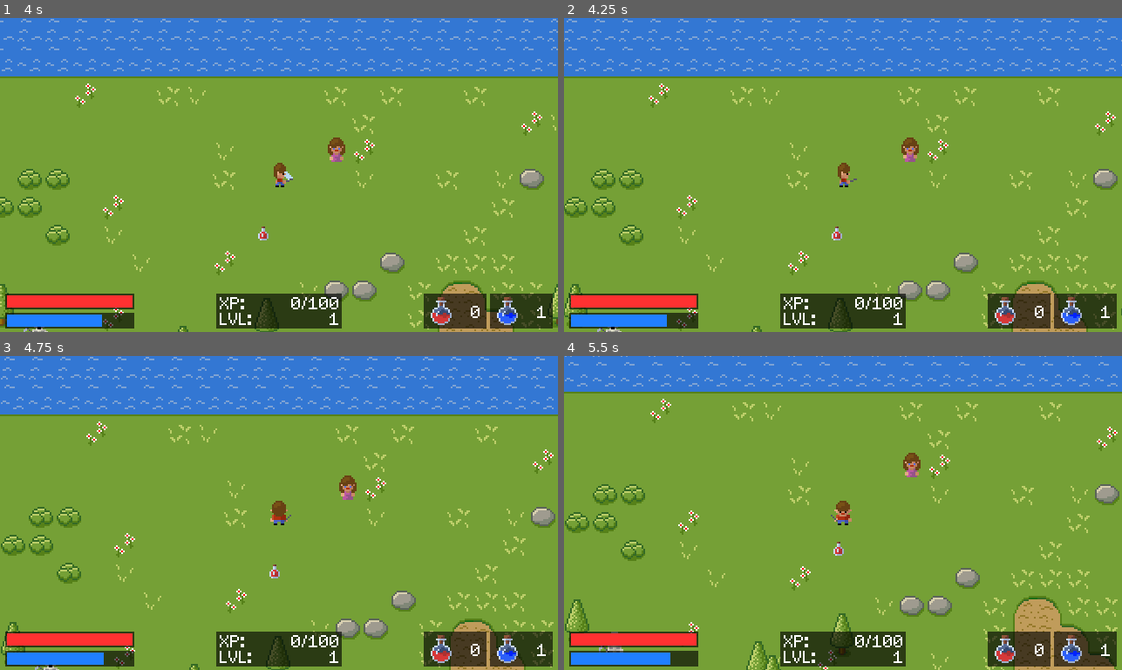
Above: before the commit, frames 1-4 (two rows, left to right).
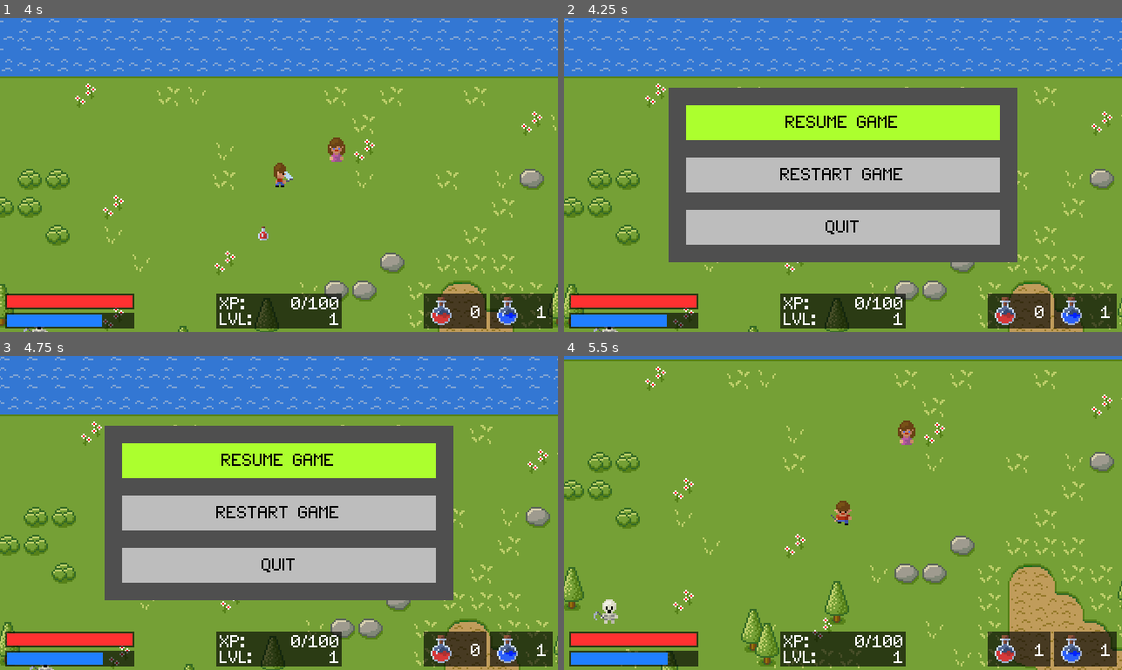
Above: after the commit, the same moments.

Repository: davidepesce/SimpleRPG
Game: Godot game, scene res://Scenes/Main.tscn
Same seed, same stepped clock (60 frames per second), same inputs: the game is played once before the commit and once after it. Sound files missing from this copy of the repository are replaced by a short silence.
Inputs (mouse positions are in pixels of both pictures, inside the frame that each line leads up to):
- Up to frame 1 (4 s): tap Enter at 0.5, 3.5 s; drag from (279, 175) to (334, 105) at 0.52 s; drag from (167, 190) to (301, 234) at 1.27 s; tap Space (attack) at 2, 2.3, 3.8 s; move the mouse to (334, 105) at 2.02 s; hold Right (ui_right) 2.03-2.75 s; hold , (drink_health) 2.03-2.75 s; drag from (251, 237) to (111, 127) at 2.77 s; move the mouse to (446, 222) at 3.52 s; hold Left (ui_left) from 3.53 s (still down); hold Ctrl (fireball) from 3.53 s (still down)
- Up to frame 2 (4.25 s): keep holding Left (ui_left); keep holding Ctrl (fireball); tap Escape at 4.15 s
- Up to frame 3 (4.75 s): release Left (ui_left) at 4.25 s; release Ctrl (fireball) at 4.25 s; drag from (111, 465) to (273, 572) at 4.27 s
- Up to frame 4 (5.5 s): tap Space (attack) at 5 s; move the mouse to (870, 513) at 5.02 s; hold Down (ui_down) from 5.03 s (still down); hold Space (attack) from 5.03 s (still down); click (870, 513) at 5.17 s

Frame 1 is identical in both runs. In frame 2, 41% of the frame differs, in the area x 0-100%, y 0-100%; in frame 3, 41%; in frame 4, 21%.

Commit message:
Updated to Tutorial 16

Diff:
--- /dev/null
+++ b/GUI/MenuPopup.gd
@@ -0,0 +1,61 @@
+extends Popup
+
+onready var player = get_node("/root/Root/Player")
+var already_paused
+var selected_menu
+
+
+func change_menu_color():
+	$Resume.color = Color.gray
+	$Restart.color = Color.gray
+	$Quit.color = Color.gray
+
+	match selected_menu:
+		0:
+			$Resume.color = Color.greenyellow
+		1:
+			$Restart.color = Color.greenyellow
+		2:
+			$Quit.color = Color.greenyellow
+
+
+func _input(event):
+	if event is InputEventKey:
+		var just_pressed = event.pressed and not event.echo
+
+		if not visible:
+			if event.scancode == KEY_ESCAPE and just_pressed:
+				# Pause game
+				already_paused = get_tree().paused
+				get_tree().paused = true
+				# Reset the popup
+				selected_menu = 0
+				change_menu_color()
+				# Show popup
+				player.set_process_input(false)
+				popup()
+		else:
+			if event.scancode == KEY_DOWN and just_pressed:
+				selected_menu = (selected_menu + 1) % 3;
+				change_menu_color()
+			elif event.scancode == KEY_UP and just_pressed:
+				if selected_menu > 0:
+					selected_menu = selected_menu - 1
+				else:
+					selected_menu = 2
+				change_menu_color()
+			elif event.scancode == KEY_SPACE and just_pressed:
+				match selected_menu:
+					0:
+						# Resume game
+						if not already_paused:
+							get_tree().paused = false
+						player.set_process_input(true)
+						hide()
+					1:
+						# Restart game
+						get_tree().change_scene("res://Scenes/Main.tscn")
+						get_tree().paused = false
+					2:
+						# Quit game
+						get_tree().quit()
--- a/Scenes/Main.tscn
+++ b/Scenes/Main.tscn
@@ -55,6 +55,7 @@
 [ext_resource path="res://Sounds/fireball.wav" type="AudioStream" id=53]
 [ext_resource path="res://Sounds/object.wav" type="AudioStream" id=54]
 [ext_resource path="res://Sounds/level_up.wav" type="AudioStream" id=55]
+[ext_resource path="res://GUI/MenuPopup.gd" type="Script" id=56]
 
 [sub_resource type="SpriteFrames" id=1]
 animations = [ {
@@ -63,59 +64,59 @@
 "name": "left_walk",
 "speed": 10.0
 }, {
+"frames": [ ExtResource( 13 ), ExtResource( 14 ) ],
+"loop": true,
+"name": "up_idle",
+"speed": 1.0
+}, {
+"frames": [ ExtResource( 8 ), ExtResource( 18 ) ],
+"loop": true,
+"name": "right_idle",
+"speed": 1.0
+}, {
+"frames": [ ExtResource( 13 ), ExtResource( 22 ), ExtResource( 13 ), ExtResource( 23 ) ],
+"loop": true,
+"name": "up_walk",
+"speed": 10.0
+}, {
 "frames": [ ExtResource( 2 ), ExtResource( 24 ), ExtResource( 2 ), ExtResource( 25 ) ],
 "loop": true,
 "name": "down_walk",
 "speed": 10.0
 }, {
-"frames": [ ExtResource( 13 ), ExtResource( 14 ) ],
-"loop": true,
-"name": "up_idle",
-"speed": 1.0
-}, {
-"frames": [ ExtResource( 8 ), ExtResource( 18 ) ],
-"loop": true,
-"name": "right_idle",
-"speed": 1.0
-}, {
-"frames": [ ExtResource( 13 ), ExtResource( 22 ), ExtResource( 13 ), ExtResource( 23 ) ],
-"loop": true,
-"name": "up_walk",
-"speed": 10.0
-}, {
-"frames": [ ExtResource( 5 ), ExtResource( 6 ), ExtResource( 7 ) ],
-"loop": false,
-"name": "left_attack",
-"speed": 7.0
-}, {
-"frames": [ ExtResource( 8 ), ExtResource( 11 ), ExtResource( 12 ) ],
-"loop": false,
-"name": "right_attack",
-"speed": 7.0
-}, {
-"frames": [ ExtResource( 13 ), ExtResource( 19 ), ExtResource( 20 ) ],
-"loop": false,
-"name": "up_attack",
-"speed": 7.0
-}, {
 "frames": [ ExtResource( 2 ), ExtResource( 21 ) ],
 "loop": true,
 "name": "down_idle",
 "speed": 1.0
 }, {
+"frames": [ ExtResource( 8 ), ExtResource( 11 ), ExtResource( 12 ) ],
+"loop": false,
+"name": "right_attack",
+"speed": 7.0
+}, {
+"frames": [ ExtResource( 5 ), ExtResource( 17 ) ],
+"loop": true,
+"name": "left_idle",
+"speed": 1.0
+}, {
+"frames": [ ExtResource( 13 ), ExtResource( 19 ), ExtResource( 20 ) ],
+"loop": false,
+"name": "up_attack",
+"speed": 7.0
+}, {
 "frames": [ ExtResource( 8 ), ExtResource( 9 ), ExtResource( 8 ), ExtResource( 10 ) ],
 "loop": true,
 "name": "right_walk",
 "speed": 10.0
 }, {
-"frames": [ ExtResource( 5 ), ExtResource( 17 ) ],
-"loop": true,
-"name": "left_idle",
-"speed": 1.0
-}, {
 "frames": [ ExtResource( 2 ), ExtResource( 3 ), ExtResource( 4 ) ],
 "loop": false,
 "name": "down_attack",
+"speed": 7.0
+}, {
+"frames": [ ExtResource( 5 ), ExtResource( 6 ), ExtResource( 7 ) ],
+"loop": false,
+"name": "left_attack",
 "speed": 7.0
 }, {
 "frames": [ ExtResource( 5 ), ExtResource( 30 ), ExtResource( 31 ) ],
@@ -342,6 +343,9 @@
 margin_bottom = 178.0
 color = Color( 0, 0, 0, 0.627451 )
 script = ExtResource( 39 )
+__meta__ = {
+"_edit_use_anchors_": false
+}
 
 [node name="Sprite" type="Sprite" parent="CanvasLayer/HealthPotions"]
 position = Vector2( 10, 10 )
@@ -399,7 +403,6 @@
 
 [node name="LevelPopup" type="Popup" parent="CanvasLayer"]
 pause_mode = 2
-visible = true
 margin_right = 100.0
 margin_bottom = 50.0
 popup_exclusive = true
@@ -453,7 +456,6 @@
 
 [node name="DialoguePopup" type="Popup" parent="CanvasLayer"]
 pause_mode = 2
-visible = true
 margin_right = 40.0
 margin_bottom = 40.0
 popup_exclusive = true
@@ -497,6 +499,78 @@
 [node name="AnimationPlayer" type="AnimationPlayer" parent="CanvasLayer/DialoguePopup"]
 anims/ShowDialogue = SubResource( 5 )
 
+[node name="MenuPopup" type="Popup" parent="CanvasLayer"]
+pause_mode = 2
+visible = true
+margin_right = 40.0
+margin_bottom = 40.0
+popup_exclusive = true
+script = ExtResource( 56 )
+__meta__ = {
+"_edit_use_anchors_": false
+}
+
+[node name="ColorRect" type="ColorRect" parent="CanvasLayer/MenuPopup"]
+margin_left = 60.0
+margin_top = 40.0
+margin_right = 260.0
+margin_bottom = 140.0
+color = Color( 0.313726, 0.313726, 0.313726, 1 )
+
+[node name="Resume" type="ColorRect" parent="CanvasLayer/MenuPopup"]
+margin_left = 70.0
+margin_top = 50.0
+margin_right = 250.0
+margin_bottom = 70.0
+__meta__ = {
+"_edit_use_anchors_": false
+}
+
+[node name="Label" type="Label" parent="CanvasLayer/MenuPopup/Resume"]
+margin_right = 180.0
+margin_bottom = 20.0
+custom_fonts/font = ExtResource( 38 )
+custom_colors/font_color = Color( 0, 0, 0, 1 )
+text = "RESUME GAME"
+align = 1
+valign = 1
+
+[node name="Restart" type="ColorRect" parent="CanvasLayer/MenuPopup"]
+margin_left = 70.0
+margin_top = 80.0
+margin_right = 250.0
+margin_bottom = 100.0
+__meta__ = {
+"_edit_use_anchors_": false
+}
+
+[node name="Label" type="Label" parent="CanvasLayer/MenuPopup/Restart"]
+margin_right = 180.0
+margin_bottom = 20.0
+custom_fonts/font = ExtResource( 38 )
+custom_colors/font_color = Color( 0, 0, 0, 1 )
+text = "RESTART GAME"
+align = 1
+valign = 1
+
+[node name="Quit" type="ColorRect" parent="CanvasLayer/MenuPopup"]
+margin_left = 70.0
+margin_top = 110.0
+margin_right = 250.0
+margin_bottom = 130.0
+__meta__ = {
+"_edit_use_anchors_": false
+}
+
+[node name="Label" type="Label" parent="CanvasLayer/MenuPopup/Quit"]
+margin_right = 180.0
+margin_bottom = 20.0
+custom_fonts/font = ExtResource( 38 )
+custom_colors/font_color = Color( 0, 0, 0, 1 )
+text = "QUIT"
+align = 1
+valign = 1
+
 [node name="SkeletonSpawner" parent="." instance=ExtResource( 46 )]
 
 [node name="Potion" parent="." instance=ExtResource( 47 )]
@@ -512,10 +586,10 @@
 [node name="Necklace" parent="." instance=ExtResource( 49 )]
 position = Vector2( 475, 685 )
 [connection signal="player_level_up" from="Player" to="CanvasLayer/LevelPopup" method="_on_Player_player_level_up"]
+[connection signal="player_stats_changed" from="Player" to="CanvasLayer/Health" method="_on_Player_player_stats_changed"]
+[connection signal="player_stats_changed" from="Player" to="CanvasLayer/XP" method="_on_Player_player_stats_changed"]
+[connection signal="player_stats_changed" from="Player" to="CanvasLayer/Mana" method="_on_Player_player_stats_changed"]
 [connection signal="player_stats_changed" from="Player" to="CanvasLayer/ManaPotions" method="_on_Player_player_stats_changed"]
-[connection signal="player_stats_changed" from="Player" to="CanvasLayer/XP" method="_on_Player_player_stats_changed"]
 [connection signal="player_stats_changed" from="Player" to="CanvasLayer/HealthPotions" method="_on_Player_player_stats_changed"]
-[connection signal="player_stats_changed" from="Player" to="CanvasLayer/Health" method="_on_Player_player_stats_changed"]
-[connection signal="player_stats_changed" from="Player" to="CanvasLayer/Mana" method="_on_Player_player_stats_changed"]
 [connection signal="animation_finished" from="Player/Sprite" to="Player" method="_on_Sprite_animation_finished"]
 [connection signal="animation_finished" from="CanvasLayer/DialoguePopup/AnimationPlayer" to="CanvasLayer/DialoguePopup" method="_on_AnimationPlayer_animation_finished"]
Not shown: 1 places in Scenes/Main.tscn that only renumber resources
Not shown, changed: README.md
